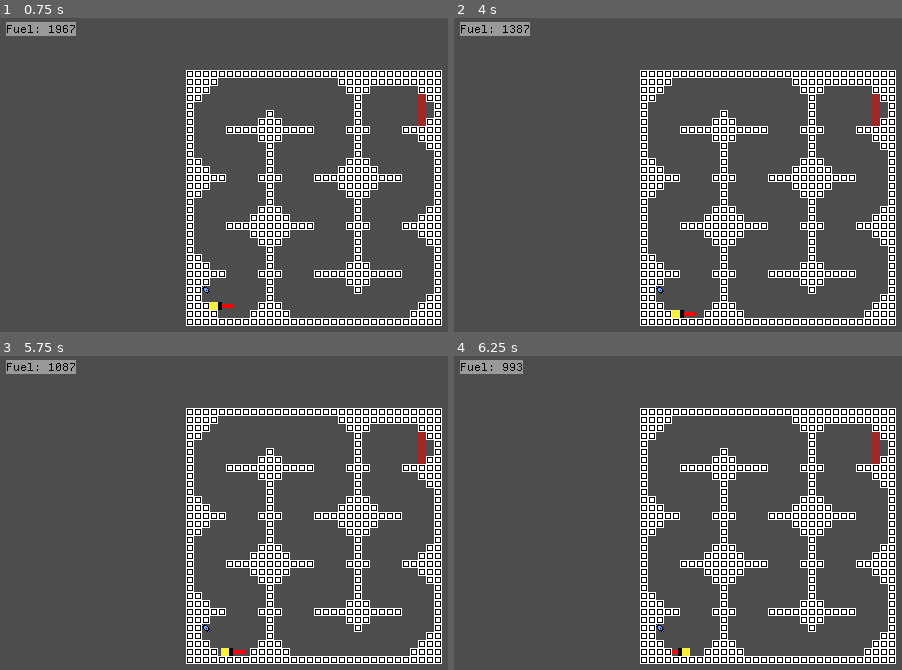
Above: before the commit, frames 1-4 (two rows, left to right).
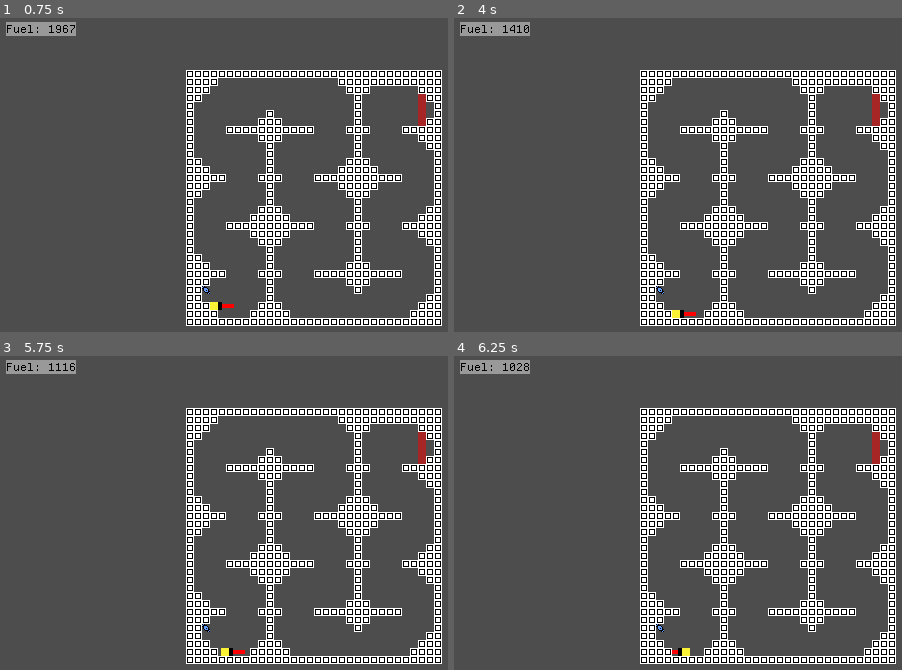
Above: after the commit, the same moments.

Repository: OSGH-web/balloon-movement-demo
Game: Godot game, scene res://levels/level-ben-1-6-snake.tscn
Same seed, same stepped clock (60 frames per second), same inputs: the game is played once before the commit and once after it. This scene is started directly instead of the project's main scene.
Inputs:
- Up to frame 1 (0.75 s): tap Enter at 0.5 s; hold Right (ui_right) from 0.53 s (still down)
- Up to frame 2 (4 s): tap Up (ui_up) at 0.77, 1.52, 3.02, 3.77 s; release Right (ui_right) at 2.03 s; hold Left (ui_left) 2.03-2.78 s; hold Right (ui_right) from 2.78 s (still down)
- Up to frame 3 (5.75 s): release Right (ui_right) at 4.28 s; hold Left (ui_left) 4.28-5.03 s; tap Up (ui_up) at 4.52 s; hold Right (ui_right) from 5.03 s (still down)
- Up to frame 4 (6.25 s): release Right (ui_right) at 5.78 s; hold Left (ui_left) from 5.78 s (still down); tap Up (ui_up) at 6.02 s

Frame 1 is identical in both runs. In frame 2, less than 0.1% of the frame differs, in the area x 12-17%, y 2-5%; in frame 3, less than 0.1%; in frame 4, less than 0.1%, in the area x 10-17%, y 1-6%.

Commit message:
Use standardized units for Physics calculations (#16)
* define physics calculations in Tiles/Second

* clean up physics scaling

* don't scale friction, do scale velocity cutoff

* formatting

* export tile_size_px; only use ALL CAPS for constants

* remove unnecessary initialization section

* delete unused tilemap ref

* initialize physics_scale_factor earlier

---------

Co-authored-by: Ben Taussig <btaussig97@gmail.com>

Diff:
--- a/scripts/player.gd
+++ b/scripts/player.gd
@@ -9,10 +9,20 @@
 @onready var timer: Timer = $Timer
 @onready var camera = $Camera
 
-const GRAVITY = 120
+# physics are designed for an 8px x 8px tileset -- 8px == 1m
+const BASE_TILE_SIZE_PX = 8
+@export var tile_size_px = 8
+var physics_scale_factor = tile_size_px / BASE_TILE_SIZE_PX
+
+# All forces are in units of Tiles per Second squared
+# friction is a ratio and doesn't need to be scaled
 const FRICTION = -3
-const PLAYER_Y_FORCE = 300
-const PLAYER_X_FORCE = 165
+
+var gravity = 120 * physics_scale_factor
+var player_y_force = 300 * physics_scale_factor
+var player_x_force = 165 * physics_scale_factor
+var velocity_cutoff = 0.001 * physics_scale_factor
+
 var readyForRestart: bool = false
 
 signal player_died
@@ -49,19 +59,20 @@
 func _physics_process(delta):
 	var input_dir = Input.get_vector("ui_left", "ui_right", "ui_up", "ui_down")
 	var velocity_update = input_dir
-	velocity_update.x *= PLAYER_X_FORCE * delta
-	velocity_update.y *= PLAYER_Y_FORCE * delta
+	velocity_update.x *= player_x_force * delta
+	velocity_update.y *= player_y_force * delta
 
 	if FUEL > 0:
 		velocity -= velocity_update
-		FUEL -= abs(velocity_update.x) + abs(velocity_update.y)
+		# fuel is independent of scale
+		FUEL -= velocity_update.length() / physics_scale_factor
 	elif readyForRestart == false and timer.is_stopped():
 		$AudioStreamPlayer2D.pitch_scale = 0.7
 		timer.start()
 
 	if not is_on_floor():
-		velocity.y += GRAVITY * delta
-	elif abs(velocity.x) < 0.001:
+		velocity.y += gravity * delta
+	elif abs(velocity.x) < velocity_cutoff:
 		velocity.x = 0
 	else:
 		# Makes you slow down when you land on the floor. Smaller than vel.x so slows you down.
